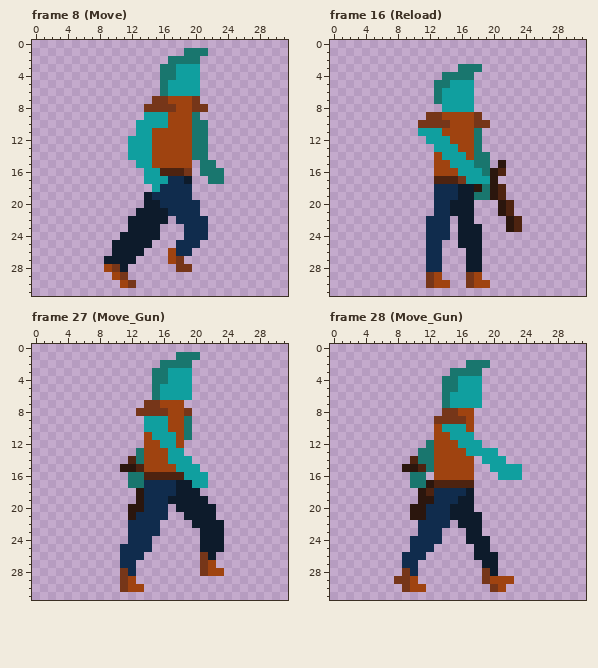
Pixel-art file: Assets/Sprites/ase/human.aseprite. This is how it looked before the edit.
32x32 pixels, 35 frames. Shown: frame 8 (Move), frame 16 (Reload), frame 27 (Move_Gun), frame 28 (Move_Gun). The commit also changed other frames, which this record leaves out.
After the commit:
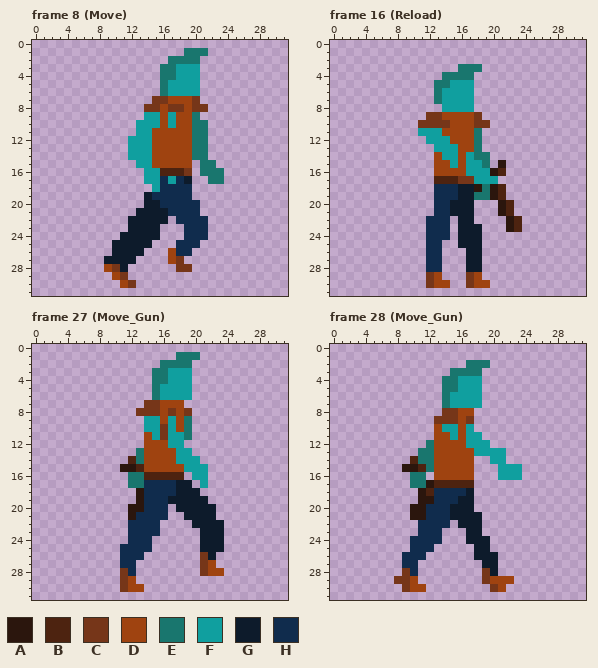
Palette (. is transparent): A #2b160d  B #4d2310  C #763619  D #9f4310  E #19766e  F #109f9f  G #0d1b2b  H #102c4d
Edits made:
Changed rows in their new state; - is an unchanged pixel.
Frame 8 (Move), layer "left_hand":
first column x 16:
 8 D-C
 9 DF-
10 DF-
first column x 16:
17 HF
Frame 16 (Reload), layer "left_hand":
first column x 16:
14 DF---
15 D-F--
16 D--F-
17 -C--F
Frame 27 (Move_Gun), layer "left_hand":
first column x 16:
 8 DC----
 9 DF----
10 CF----
11 C-F---
12 D-F---
13 -D-F--
14 -D--F-
15 --D--F
16 ---.--
17 ----.-
Frame 28 (Move_Gun), layer "left_hand":
first column x 16:
 9 DC----
10 DF----
11 D-F---
12 D--F--
13 -D---F
14 ---.--
15 ----.-
Pixel boxes of the changes (left, top, right, bottom) in both pictures:
changed: (160, 104, 184, 128)
changed: (160, 176, 176, 184)
changed: (458, 152, 498, 184)
changed: (160, 408, 208, 488)
changed: (458, 416, 506, 472)
